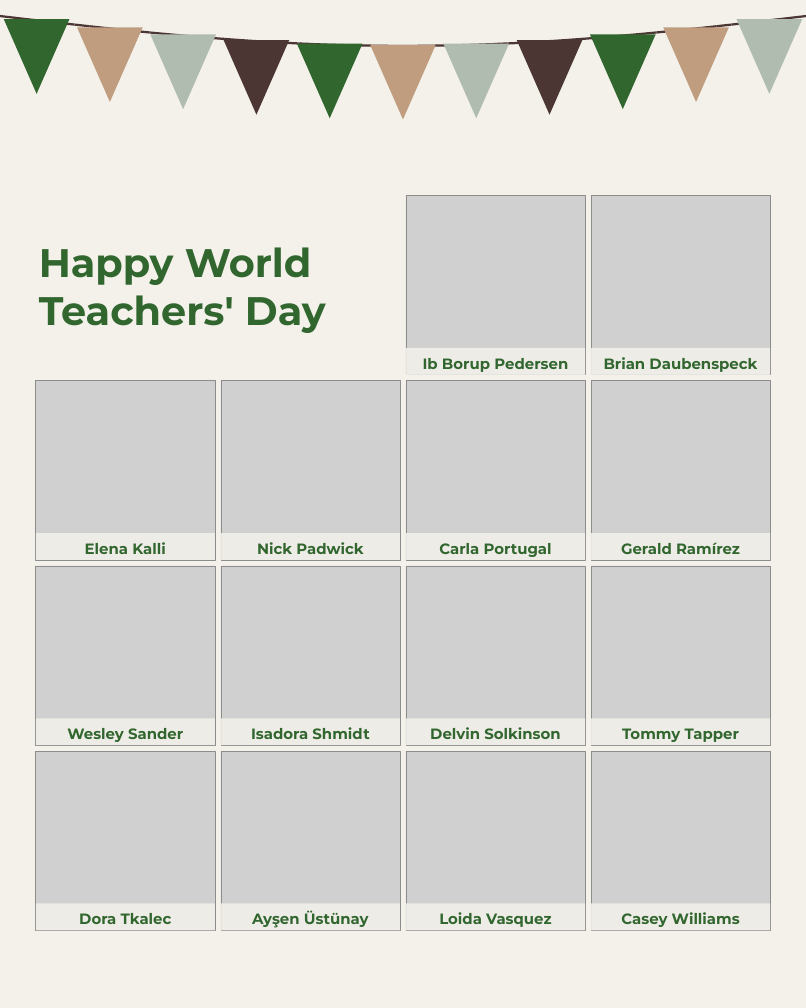
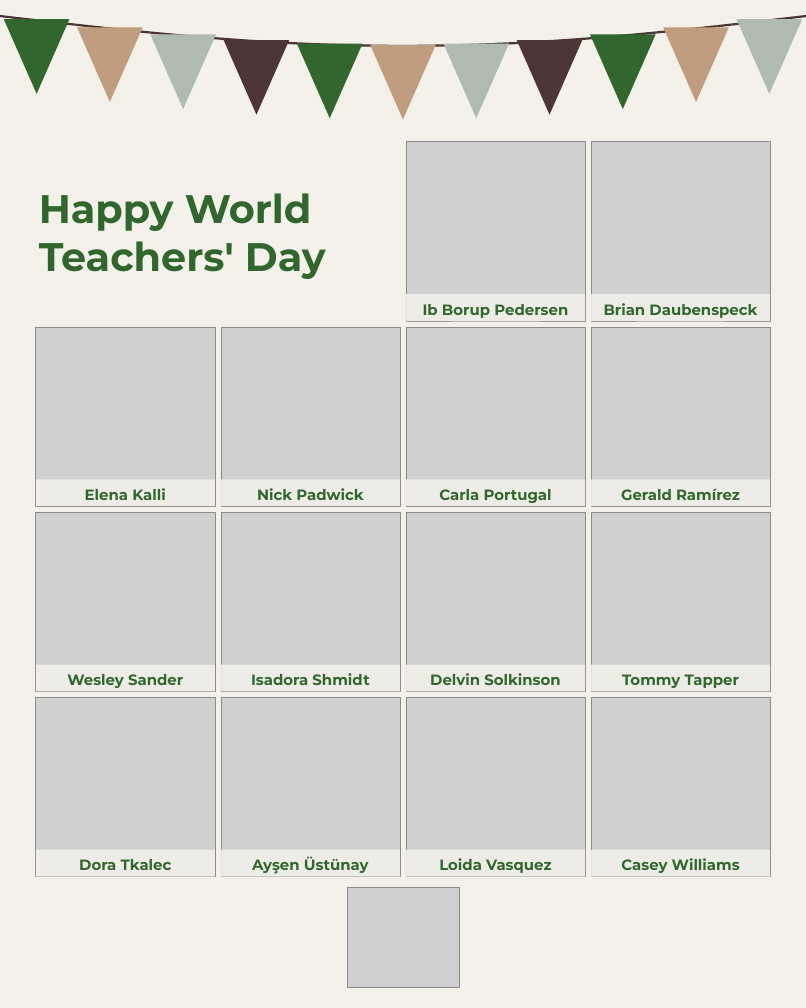
Before and after one commit to linneamoritznyc/SFW-SocialMedia, a slide deck: slide 9 of templates/posts/october/05-10-2026-mon-ig-teachers-day-option-4-ten-slides.pptx. Drawn at 806x1008 pixels with LibreOffice and Linux fonts; fonts in the diff are those of the drawing; grey boxes stand for pictures. Boxes give left, top, right and bottom in pixels: in the first picture for what was removed or moved away, otherwise in the second. Text is boxed around its words. In the diff, an @@ line names an element or a change of style, - is before the commit and + after.

```diff
--- a/templates/posts/october/05-10-2026-mon-ig-teachers-day-option-4-ten-slides.pptx
+++ b/templates/posts/october/05-10-2026-mon-ig-teachers-day-option-4-ten-slides.pptx
@@ 15 texts, 14 pictures, 14 rectangles: place and size @@
-15 texts, 14 pictures, 14 rectangles at box(36, 196, 770, 930)
+15 texts, 14 pictures, 14 rectangles at box(36, 142, 770, 876)
@@ picture added at box(347, 887, 459, 987) @@
```
Also in this commit, not shown: 7 other files.
